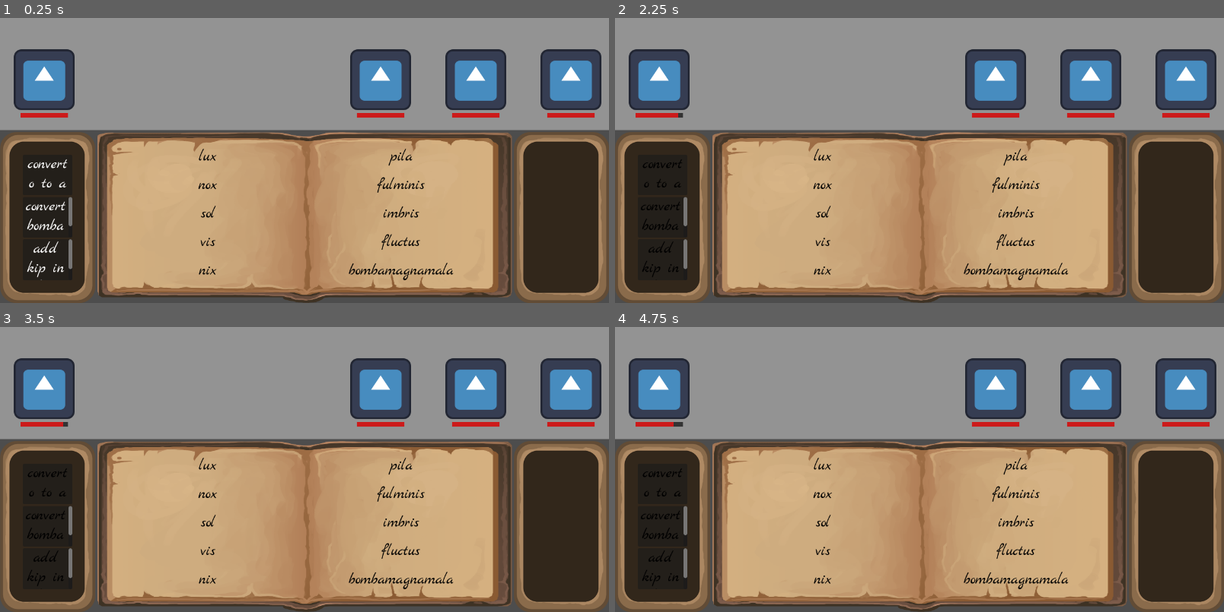
Above: before the commit, frames 1-4 (two rows, left to right).
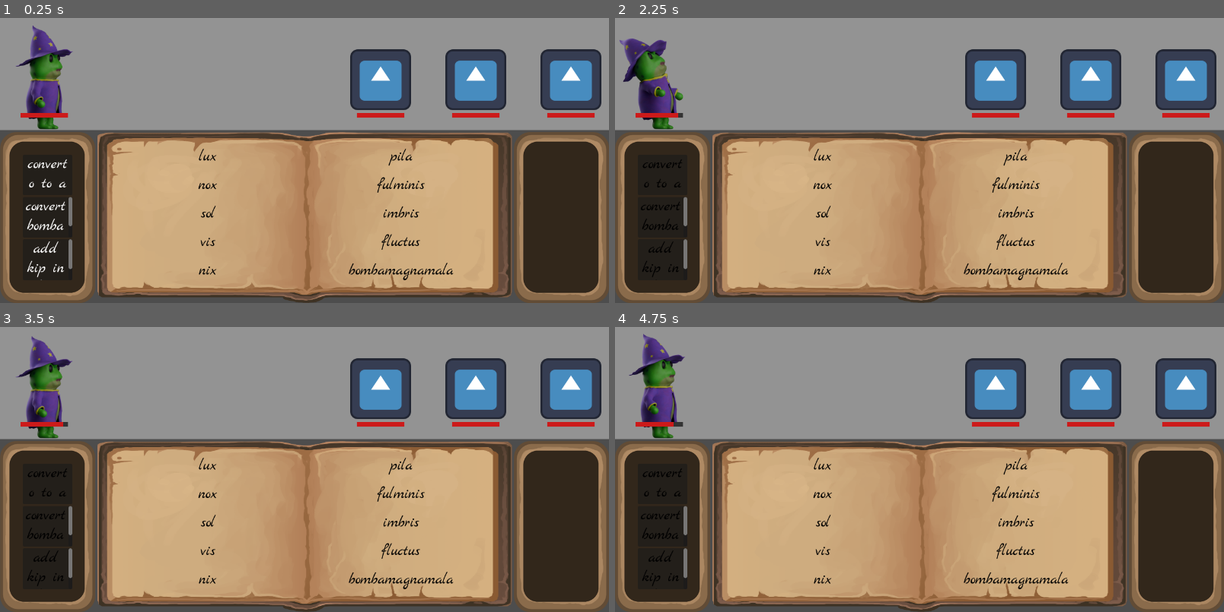
Above: after the commit, the same moments.

Repository: Jelleas/brackeys_2026
Game: Godot game, scene res://main.tscn
Same seed, same stepped clock (60 frames per second), same inputs: the game is played once before the commit and once after it. The engine's default icon, where the game draws it, is replaced by a stand-in: a white triangle on a blue panel in a dark square.
Inputs:
- Up to frame 1 (0.25 s): no input
- Up to frame 2 (2.25 s): tap Enter at 0.5 s; tap Z at 0.6, 1.35, 2.1 s; tap Space at 0.77, 1.52 s; hold A 1.28-2.03 s
- Up to frame 3 (3.5 s): tap Z at 2.85 s; tap Space at 3.02 s
- Up to frame 4 (4.75 s): hold A from 3.53 s (still down); tap Z at 3.6, 4.35 s; tap Space at 3.77, 4.52 s

The runs differ from the first frame. In frame 1, 2.5% of the frame differs, in the area x 2-13%, y 2-40%; in frame 2, 2.5%; in frame 3, 2.5%; in frame 4, 2.5%.

Commit message:
add frogger

Diff:
--- a/wizard/wizard.gd
+++ b/wizard/wizard.gd
@@ -1,14 +1,20 @@
 extends Node2D
 
 @onready var health_bar: TextureProgressBar = $TextureProgressBar
-@onready var voice_player = $WizardVoice
+@onready var voice_player: AudioStreamPlayer = $WizardVoice
+@onready var anim: AnimatedSprite2D = $AnimatedSprite2D
 
 @export var health: int = 100
 @export var max_health: int = 100
 
+var _default_anim: String = "idle"
+var _hit_anim: String = "hit"
+var _spell_anim: String = "spell"
+
 func _ready():
 	Bus.spell_matched.connect(_on_spell_matched)
 	Bus.monster_attacked.connect(_on_monster_attacked)
+	anim.animation_finished.connect(_on_anim_finished)
 
 	health_bar.max_value = max_health
 	health_bar.value = health
@@ -44,6 +50,7 @@
 	var projectile = spell.scene.instantiate()
 	projectile.init(spell, target_pos)
 	add_child(projectile)
+	anim.play(_spell_anim)
 
 func _on_spell_matched(spell: SpellConfigs.Spell):
 	cast(spell)
@@ -59,3 +66,8 @@
 		Bus.wizard_killed.emit()
 	else:
 		_play_hit_sound()
+		anim.play(_hit_anim)
+
+func _on_anim_finished() -> void:
+	if anim.animation != _default_anim:
+		anim.play(_default_anim)
--- a/wizard/wizard.tscn
+++ b/wizard/wizard.tscn
@@ -1,14 +1,292 @@
 [gd_scene format=3 uid="uid://7ungke45eqmy"]
 
 [ext_resource type="Script" uid="uid://dd5xpjvlsrcxy" path="res://wizard/wizard.gd" id="1_ec3ak"]
-[ext_resource type="Texture2D" uid="uid://bq7ru5xxubpud" path="res://assets/icon.svg" id="2_ar7j0"]
+[ext_resource type="Texture2D" uid="uid://ejdbxwtq311a" path="res://assets/frog-hit.png" id="2_3tylx"]
 [ext_resource type="AudioStream" uid="uid://bjrmarjlvvhsu" path="res://wizard/Player Hit.wav" id="3_4yu8k"]
+[ext_resource type="Texture2D" uid="uid://b1e4r2oqo4o33" path="res://assets/frog-idle.png" id="3_hiohl"]
+[ext_resource type="Texture2D" uid="uid://03rpx1gshbfc" path="res://assets/frog-spell.png" id="4_7npna"]
+
+[sub_resource type="AtlasTexture" id="AtlasTexture_63deq"]
+atlas = ExtResource("2_3tylx")
+region = Rect2(0, 0, 512, 512)
+
+[sub_resource type="AtlasTexture" id="AtlasTexture_yhrd8"]
+atlas = ExtResource("2_3tylx")
+region = Rect2(512, 0, 512, 512)
+
+[sub_resource type="AtlasTexture" id="AtlasTexture_af3xi"]
+atlas = ExtResource("2_3tylx")
+region = Rect2(1024, 0, 512, 512)
+
+[sub_resource type="AtlasTexture" id="AtlasTexture_fnt36"]
+atlas = ExtResource("2_3tylx")
+region = Rect2(1536, 0, 512, 512)
+
+[sub_resource type="AtlasTexture" id="AtlasTexture_bkhph"]
+atlas = ExtResource("2_3tylx")
+region = Rect2(0, 512, 512, 512)
+
+[sub_resource type="AtlasTexture" id="AtlasTexture_kjlea"]
+atlas = ExtResource("2_3tylx")
+region = Rect2(512, 512, 512, 512)
+
+[sub_resource type="AtlasTexture" id="AtlasTexture_rot5a"]
+atlas = ExtResource("2_3tylx")
+region = Rect2(1024, 512, 512, 512)
+
+[sub_resource type="AtlasTexture" id="AtlasTexture_n2gk0"]
+atlas = ExtResource("2_3tylx")
+region = Rect2(1536, 512, 512, 512)
+
+[sub_resource type="AtlasTexture" id="AtlasTexture_25p6e"]
+atlas = ExtResource("2_3tylx")
+region = Rect2(0, 1024, 512, 512)
+
+[sub_resource type="AtlasTexture" id="AtlasTexture_1dboi"]
+atlas = ExtResource("2_3tylx")
+region = Rect2(512, 1024, 512, 512)
+
+[sub_resource type="AtlasTexture" id="AtlasTexture_cdps2"]
+atlas = ExtResource("2_3tylx")
+region = Rect2(1024, 1024, 512, 512)
+
+[sub_resource type="AtlasTexture" id="AtlasTexture_hf5qf"]
+atlas = ExtResource("2_3tylx")
+region = Rect2(1536, 1024, 512, 512)
+
+[sub_resource type="AtlasTexture" id="AtlasTexture_hcs4d"]
+atlas = ExtResource("3_hiohl")
+region = Rect2(0, 0, 512, 512)
+
+[sub_resource type="AtlasTexture" id="AtlasTexture_tfbno"]
+atlas = ExtResource("3_hiohl")
+region = Rect2(512, 0, 512, 512)
+
+[sub_resource type="AtlasTexture" id="AtlasTexture_87atq"]
+atlas = ExtResource("3_hiohl")
+region = Rect2(1024, 0, 512, 512)
+
+[sub_resource type="AtlasTexture" id="AtlasTexture_43ybc"]
+atlas = ExtResource("3_hiohl")
+region = Rect2(1536, 0, 512, 512)
+
+[sub_resource type="AtlasTexture" id="AtlasTexture_nim36"]
+atlas = ExtResource("3_hiohl")
+region = Rect2(0, 512, 512, 512)
+
+[sub_resource type="AtlasTexture" id="AtlasTexture_gdct0"]
+atlas = ExtResource("3_hiohl")
+region = Rect2(512, 512, 512, 512)
+
+[sub_resource type="AtlasTexture" id="AtlasTexture_bxrwg"]
+atlas = ExtResource("3_hiohl")
+region = Rect2(1024, 512, 512, 512)
+
+[sub_resource type="AtlasTexture" id="AtlasTexture_5wki5"]
+atlas = ExtResource("3_hiohl")
+region = Rect2(1536, 512, 512, 512)
+
+[sub_resource type="AtlasTexture" id="AtlasTexture_17nln"]
+atlas = ExtResource("3_hiohl")
+region = Rect2(0, 1024, 512, 512)
+
+[sub_resource type="AtlasTexture" id="AtlasTexture_kfcp3"]
+atlas = ExtResource("3_hiohl")
+region = Rect2(512, 1024, 512, 512)
+
+[sub_resource type="AtlasTexture" id="AtlasTexture_mjovx"]
+atlas = ExtResource("3_hiohl")
+region = Rect2(1024, 1024, 512, 512)
+
+[sub_resource type="AtlasTexture" id="AtlasTexture_b3o52"]
+atlas = ExtResource("3_hiohl")
+region = Rect2(1536, 1024, 512, 512)
+
+[sub_resource type="AtlasTexture" id="AtlasTexture_5ramp"]
+atlas = ExtResource("4_7npna")
+region = Rect2(0, 0, 512, 512)
+
+[sub_resource type="AtlasTexture" id="AtlasTexture_fikrw"]
+atlas = ExtResource("4_7npna")
+region = Rect2(512, 0, 512, 512)
+
+[sub_resource type="AtlasTexture" id="AtlasTexture_56mbt"]
+atlas = ExtResource("4_7npna")
+region = Rect2(1024, 0, 512, 512)
+
+[sub_resource type="AtlasTexture" id="AtlasTexture_pcojm"]
+atlas = ExtResource("4_7npna")
+region = Rect2(1536, 0, 512, 512)
+
+[sub_resource type="AtlasTexture" id="AtlasTexture_76ake"]
+atlas = ExtResource("4_7npna")
+region = Rect2(0, 512, 512, 512)
+
+[sub_resource type="AtlasTexture" id="AtlasTexture_h83ab"]
+atlas = ExtResource("4_7npna")
+region = Rect2(512, 512, 512, 512)
+
+[sub_resource type="AtlasTexture" id="AtlasTexture_eyirq"]
+atlas = ExtResource("4_7npna")
+region = Rect2(1024, 512, 512, 512)
+
+[sub_resource type="AtlasTexture" id="AtlasTexture_0wd1d"]
+atlas = ExtResource("4_7npna")
+region = Rect2(1536, 512, 512, 512)
+
+[sub_resource type="AtlasTexture" id="AtlasTexture_84bfy"]
+atlas = ExtResource("4_7npna")
+region = Rect2(0, 1024, 512, 512)
+
+[sub_resource type="AtlasTexture" id="AtlasTexture_j7o14"]
+atlas = ExtResource("4_7npna")
+region = Rect2(512, 1024, 512, 512)
+
+[sub_resource type="AtlasTexture" id="AtlasTexture_hbw2p"]
+atlas = ExtResource("4_7npna")
+region = Rect2(1024, 1024, 512, 512)
+
+[sub_resource type="AtlasTexture" id="AtlasTexture_bvac8"]
+atlas = ExtResource("4_7npna")
+region = Rect2(1536, 1024, 512, 512)
+
+[sub_resource type="SpriteFrames" id="SpriteFrames_lv7nq"]
+animations = [{
+"frames": [{
+"duration": 1.0,
+"texture": SubResource("AtlasTexture_63deq")
+}, {
+"duration": 1.0,
+"texture": SubResource("AtlasTexture_yhrd8")
+}, {
+"duration": 1.0,
+"texture": SubResource("AtlasTexture_af3xi")
+}, {
+"duration": 1.0,
+"texture": SubResource("AtlasTexture_fnt36")
+}, {
+"duration": 1.0,
+"texture": SubResource("AtlasTexture_bkhph")
+}, {
+"duration": 1.0,
+"texture": SubResource("AtlasTexture_kjlea")
+}, {
+"duration": 1.0,
+"texture": SubResource("AtlasTexture_rot5a")
+}, {
+"duration": 1.0,
+"texture": SubResource("AtlasTexture_n2gk0")
+}, {
+"duration": 1.0,
+"texture": SubResource("AtlasTexture_25p6e")
+}, {
+"duration": 1.0,
+"texture": SubResource("AtlasTexture_1dboi")
+}, {
+"duration": 1.0,
+"texture": SubResource("AtlasTexture_cdps2")
+}, {
+"duration": 1.0,
+"texture": SubResource("AtlasTexture_hf5qf")
+}],
+"loop": false,
+"name": &"hit",
+"speed": 12.0
+}, {
+"frames": [{
+"duration": 1.0,
+"texture": SubResource("AtlasTexture_hcs4d")
+}, {
+"duration": 1.0,
+"texture": SubResource("AtlasTexture_tfbno")
+}, {
+"duration": 1.0,
+"texture": SubResource("AtlasTexture_87atq")
+}, {
+"duration": 1.0,
+"texture": SubResource("AtlasTexture_43ybc")
+}, {
+"duration": 1.0,
+"texture": SubResource("AtlasTexture_nim36")
+}, {
+"duration": 1.0,
+"texture": SubResource("AtlasTexture_gdct0")
+}, {
+"duration": 1.0,
+"texture": SubResource("AtlasTexture_bxrwg")
+}, {
+"duration": 1.0,
+"texture": SubResource("AtlasTexture_5wki5")
+}, {
+"duration": 1.0,
+"texture": SubResource("AtlasTexture_17nln")
+}, {
+"duration": 1.0,
+"texture": SubResource("AtlasTexture_kfcp3")
+}, {
+"duration": 1.0,
+"texture": SubResource("AtlasTexture_mjovx")
+}, {
+"duration": 1.0,
+"texture": SubResource("AtlasTexture_b3o52")
+}],
+"loop": true,
+"name": &"idle",
+"speed": 12.0
+}, {
+"frames": [{
+"duration": 1.0,
+"texture": SubResource("AtlasTexture_5ramp")
+}, {
+"duration": 1.0,
+"texture": SubResource("AtlasTexture_fikrw")
+}, {
+"duration": 1.0,
+"texture": SubResource("AtlasTexture_56mbt")
+}, {
+"duration": 1.0,
+"texture": SubResource("AtlasTexture_pcojm")
+}, {
+"duration": 1.0,
+"texture": SubResource("AtlasTexture_76ake")
+}, {
+"duration": 1.0,
+"texture": SubResource("AtlasTexture_h83ab")
+}, {
+"duration": 1.0,
+"texture": SubResource("AtlasTexture_eyirq")
+}, {
+"duration": 1.0,
+"texture": SubResource("AtlasTexture_0wd1d")
+}, {
+"duration": 1.0,
+"texture": SubResource("AtlasTexture_84bfy")
+}, {
+"duration": 1.0,
+"texture": SubResource("AtlasTexture_j7o14")
+}, {
+"duration": 1.0,
+"texture": SubResource("AtlasTexture_hbw2p")
+}, {
+"duration": 1.0,
+"texture": SubResource("AtlasTexture_bvac8")
+}],
+"loop": false,
+"name": &"spell",
+"speed": 12.0
+}]
 
 [node name="Wizard" type="Node2D" unique_id=916335594]
 script = ExtResource("1_ec3ak")
 
-[node name="Sprite2D" type="Sprite2D" parent="." unique_id=1440285425]
-texture = ExtResource("2_ar7j0")
+[node name="AnimatedSprite2D" type="AnimatedSprite2D" parent="." unique_id=2145198314]
+position = Vector2(0, -15)
+scale = Vector2(0.5, 0.5)
+sprite_frames = SubResource("SpriteFrames_lv7nq")
+animation = &"spell"
+autoplay = "idle"
+frame = 11
+frame_progress = 1.0
 
 [node name="TextureProgressBar" type="TextureProgressBar" parent="." unique_id=1117597936]
 offset_right = 40.0
Binary file added: assets/frog-hit.png
Not shown, added: assets/frog-hit.png.import
Binary file added: assets/frog-idle.png
Not shown, added: assets/frog-idle.png.import
Binary file added: assets/frog-spell.png
Not shown, added: assets/frog-spell.png.import
